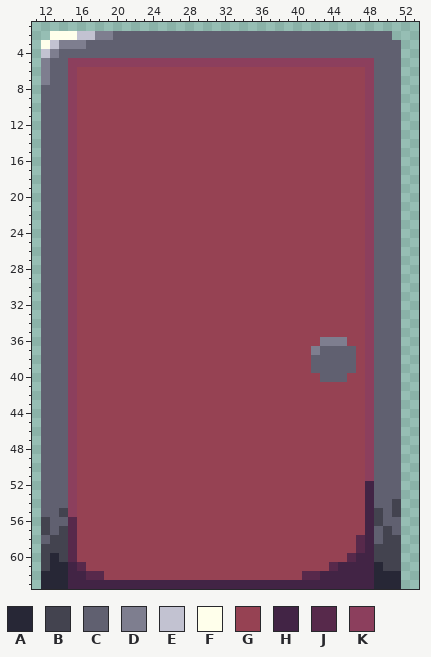
A pixel-art sprite gets an edit: Sprites/Misc/doors.png. The picture above was drawn from the file before the commit.
The file is 64x64 pixels. Shown: x 11..53, y 1..63.
Palette (. is transparent): A #272736  B #43434f  C #606070  D #7e7e8f  E #c2c2d1  F #ffffeb  G #964253  H #422445  J #57294b  K #8c3f5d
After the commit:
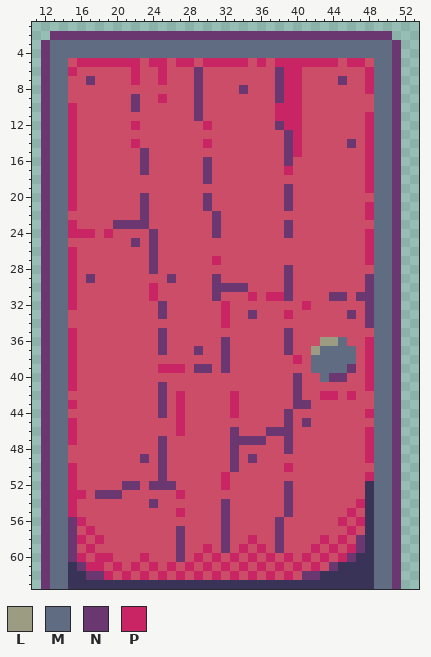
Colours new in this view: L #9b9c82  M #606c81  N #6a3771  P #c92464
Changes in this commit:
colour G: #964253 -> #cb4d68
colour H: #422445 -> #393457
Changed rows in their new state; - is a pixel that keeps its letter.
first column x 12:
 2 -NNNNNNNNNNNNNNNNNNNNNNNNNNNNNNNNNNNNNN-
 3 NMMMMMMMMMMMMMMMMMMMMMMMMMMMMMMMMMMMMMMN
 4 NMMMMMMMMMMMMMMMMMMMMMMMMMMMMMMMMMMMMMMN
 5 NMMGPPPPPPPGPPGPPGPPPPPGPGPPPPPPPGPPGMMN
 6 NMMP------P--P---N--------NPP-------PMMN
 7 NMMG-N----P--P---N--------NPP----N--PMMN
 8 NMMG-------------N----N---NPP-------PMMN
 9 NMMG------N--P---N--------NPP-------GMMN
10 NMMP------N------N--------PPP-------GMMN
11 NMMP-------------N--------PPP-------PMMN
12 NMMP------P-------P-------NPP-------PMMN
13 NMMP-----------------------NP-------PMMN
14 NMMP------P-------P--------NP-----N-PMMN
15 NMMP-------N---------------NP-------PMMN
16 NMMP-------N------N--------N--------PMMN
17 NMMP-------N------N--------P--------PMMN
18 NMMP--------------N-----------------PMMN
19 NMMP-----------------------N--------PMMN
20 NMMP-------N------N--------N--------GMMN
21 NMMP-------N------N--------N--------PMMN
22 NMMG-------N-------N----------------PMMN
23 NMMP----NNNN-------N-------N--------GMMN
24 NMMPPP-P----N------N-------N--------PMMN
25 NMMG------N-N-----------------------PMMN
26 NMMP--------N-----------------------PMMN
27 NMMP--------N------P----------------PMMN
28 NMMP--------N--------------N--------GMMN
29 NMMP-N--------N----N-------N--------NMMN
30 NMMP--------P------NNNN----N--------NMMN
31 NMMP--------P------N---P-PPN----NN-NNMMN
32 NMMP---------N------P--------P------NMMN
33 NMMG---------N------P--N---P------N-NMMN
34 NMMG----------------P---------------NMMN
35 NMMP---------N-------------N--------GMMN
36 NMMP---------N------N------N---LLM--PMMN
37 NMMP---------N---N--N------N--LMMMM-PMMN
38 NMMP----------------N-------P-MMMMM-PMMN
39 NMMP---------PPP-NN-N---------MMMMN-PMMN
40 NMMP------------------------N--MNN--PMMN
41 NMMP---------N--------------N-------PMMN
42 NMMG---------N-P-----P------N--PP-P-GMMN
43 NMMP---------N-P-----P------NN------GMMN
44 NMMG---------N-P-----P-----N--------PMMN
45 NMMP-----------P-----------N-N------GMMN
46 NMMP-----------P-----N---NNN--------PMMN
47 NMMP---------N-------NNNN--N--------PMMN
48 NMMG---------N-------N-----N--------PMMN
49 NMMG-------N-N-------N-N------------PMMN
50 NMMP---------N-------N-----P--------GMMN
51 NMMP---------N------P---------------PMMN
52 NMMP-----NN-NNN-----P------N---------MMN
53 NMMPP-NNN------P-----------N---------MMN
54 NMMP--------N-------N------N-------P-MMN
55 NMMP-----------P----N------N------P--MMN
56 NMMNP---------------N-----N------P-P-MMN
57 NMMN-P---------N----N-----N-------P--MMN
58 NMMNP-P--------N----N--P--N----P-P-N-MMN
59 NMMN-P---------N--P-N-P-P-N---P-P-PN-MMN
60 NMMNP-PP---P---N-P-P-P-P-P-P-P-P-PN--MMN
61 NMM-NPP-P-P-P-P-P-P-P-P-P-P-P-P-N----MMN
62 NMM--NNP-P-P-P-P-P-P-P-P-P-P-NN------MMN
63 NMM----------------------------------MMN
Where, in picture pixels (left, top, right, bottom), the same in both pictures:
changed: (41, 31, 401, 589)
